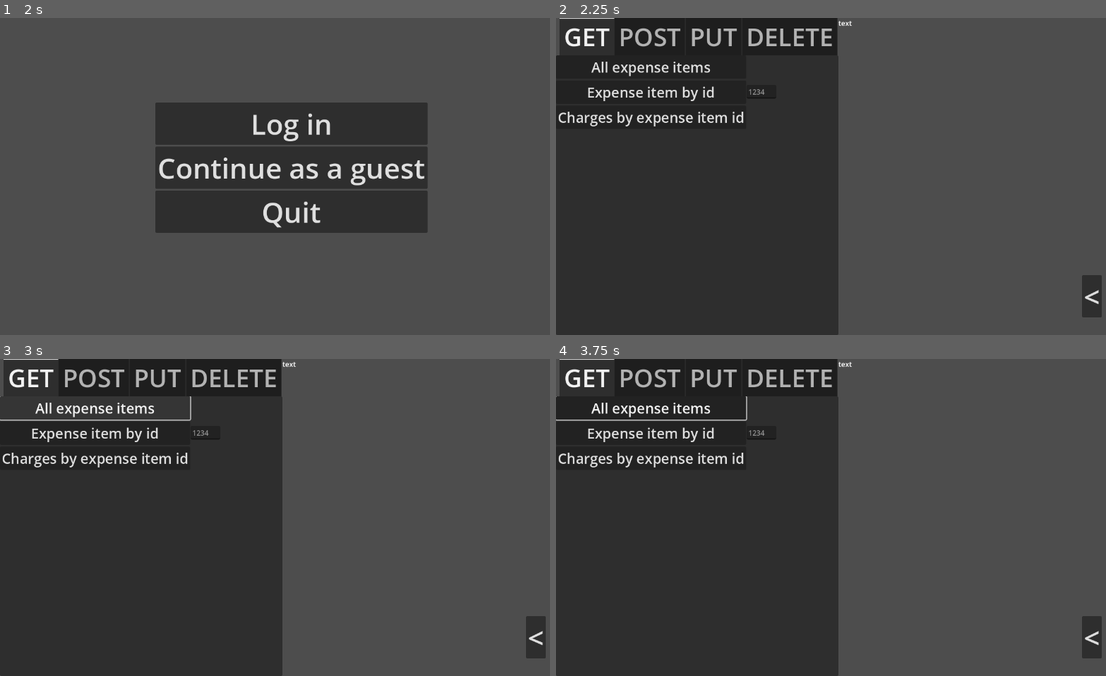
Above: before the commit, frames 1-4 (two rows, left to right).
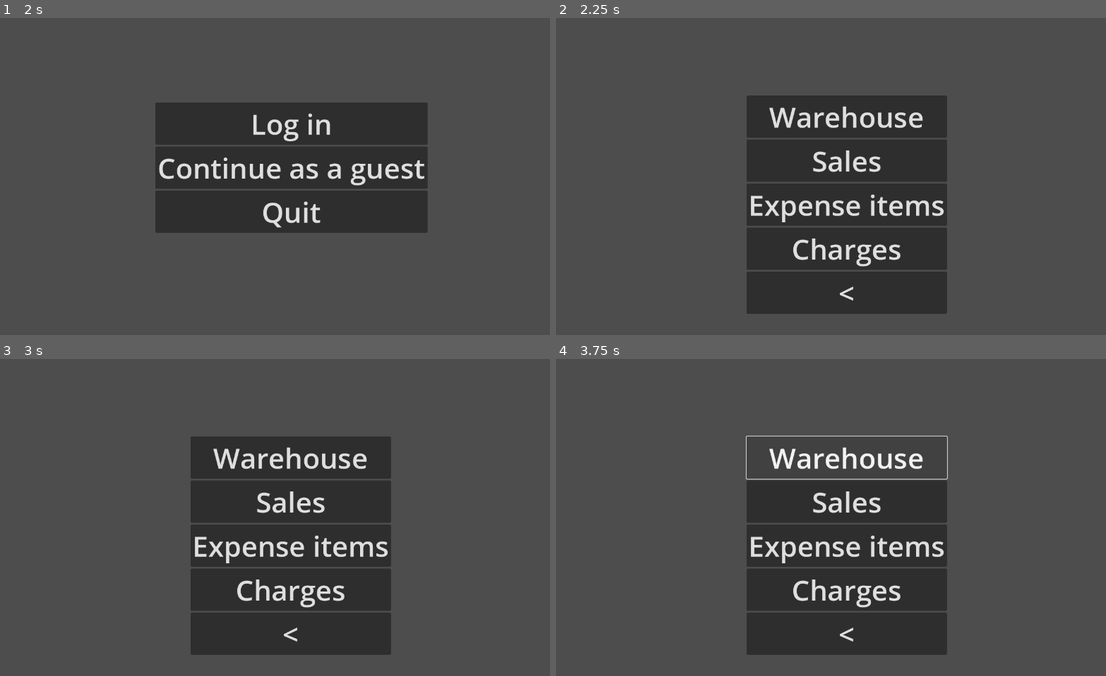
Above: after the commit, the same moments.

Repository: 0riginaln0/GuitarcollectorsClient
Game: Godot game, scene res://Scenes/StartWindow/StartWindow.tscn
Same seed, same stepped clock (60 frames per second), same inputs: the game is played once before the commit and once after it.
Inputs (mouse positions are in pixels of both pictures, inside the frame that each line leads up to):
- Up to frame 1 (2 s): click "Log in" at 0.5 s; click "<" at 1.25 s
- Up to frame 2 (2.25 s): click "Continue as a guest" at 2 s
- Up to frame 3 (3 s): click (93, 406) at 2.75 s, where only the run before the commit has a clickable "All expense items"
- Up to frame 4 (3.75 s): click (847, 457) at 3.5 s, where only the run after the commit has a clickable "Warehouse"

Frame 1 is identical in both runs. In frame 2, 54% of the frame differs, in the area x 0-100%, y 0-100%; in frame 3, 52%; in frame 4, 52%.

Commit message:
Post method

Diff:
--- a/Scenes/AuthenticationWindow/AuthenticationWindow.gd
+++ b/Scenes/AuthenticationWindow/AuthenticationWindow.gd
@@ -27,8 +27,8 @@
 	# Кладём полученный токен в память
 	Jwt.set_token(str(parsed_data.token))
 	print(str(parsed_data.token))
-	# Переходим на сцену отправки запросов (Склад, Продажи, Расходы, Статьи расходов)
-	get_tree().change_scene_to_file("res://Scenes/RequestsWindow/RequestsWindow.tscn")
+	# Переходим на сцену выбора категорий (Склад, Продажи, Расходы, Статьи расходов)
+	get_tree().change_scene_to_file("res://Scenes/RequestsWindow/ChooseCategory.tscn")
 
 
 func _on_back_button_up() -> void:
--- /dev/null
+++ b/Scenes/RequestsWindow/Categories/ExpenseItems.gd
@@ -0,0 +1,52 @@
+extends Control
+
+func _on_all_expense_items_button_up() -> void:
+	var url = ("http://localhost:8080/api/expense-items/")
+	$RequestPerformer.get_request(url)
+
+func _on_expense_item_by_id_button_up() -> void:
+	var url = ("http://localhost:8080/api/expense-items/" + $TabContainer/GET/IDInput.text)
+	$RequestPerformer.get_request(url)
+
+func _on_charges_by_expense_item_id_button_up() -> void:
+	var url = ("http://localhost:8080/api/expense-items/charges/" + $TabContainer/GET/IDInput.text)
+	$RequestPerformer.get_request(url)
+
+
+func _on_add_expense_item_button_up() -> void:
+	var url = "http://localhost:8080/api/expense-items/"
+	var json = {
+		"name": $TabContainer/POST/Name.text
+	}
+	$RequestPerformer.post_request(url, str(json))
+
+func _on_back_button_up() -> void:
+	get_tree().change_scene_to_file("res://Scenes/RequestsWindow/ChooseCategory.tscn")
+
+
+func _on_request_performer_response_ready() -> void:
+	$RichTextLabel.text = format_json(Response.get_response())
+
+func format_json(json_string: String) -> String:
+	var formatted_string: String = ""
+	var indent_level: int = 0
+	var in_quotes: bool = false
+
+	for i in range(json_string.length()):
+		var ch: String = json_string.substr(i, 1)
+		if ch == '"' and json_string.substr(i - 1, 1) != '\\':
+			in_quotes = not in_quotes
+		if not in_quotes:
+			if ch == '{' or ch == "[":
+				formatted_string += ch + '\n' + '\t'.repeat(indent_level + 1)
+				indent_level += 1
+			elif ch == '}' or ch ==']':
+				indent_level -= 1
+				formatted_string += '\n' + '\t'.repeat(indent_level) + ch
+			elif ch == ',':
+				formatted_string += ',' + '\n' + '\t'.repeat(indent_level)
+			else:
+				formatted_string += ch
+		else :
+			formatted_string += ch
+	return formatted_string
--- a/Scenes/RequestsWindow/RequestsWindow.tscn
+++ b/Scenes/RequestsWindow/Categories/ExpenseItems.tscn
@@ -1,16 +1,16 @@
-[gd_scene load_steps=3 format=3 uid="uid://cylbtountoy17"]
+[gd_scene load_steps=3 format=3 uid="uid://cbbvoqvcdnw2h"]
 
-[ext_resource type="Script" path="res://Scenes/RequestsWindow/RequestsWindow.gd" id="1_58wvx"]
-[ext_resource type="Script" path="res://Scenes/RequestsWindow/RequestPerformer.gd" id="2_li4n5"]
+[ext_resource type="Script" path="res://Scenes/RequestsWindow/Categories/ExpenseItems.gd" id="1_5epfy"]
+[ext_resource type="Script" path="res://Scenes/RequestsWindow/RequestPerformer.gd" id="2_g2fba"]
 
-[node name="RequestsWindow" type="Control"]
+[node name="ExpenseItems" type="Control"]
 layout_mode = 3
 anchors_preset = 15
 anchor_right = 1.0
 anchor_bottom = 1.0
 grow_horizontal = 2
 grow_vertical = 2
-script = ExtResource("1_58wvx")
+script = ExtResource("1_5epfy")
 
 [node name="TabContainer" type="TabContainer" parent="."]
 layout_mode = 0
@@ -40,22 +40,47 @@
 text = "Expense item by id
 "
 
-[node name="LineEdit" type="LineEdit" parent="TabContainer/GET/ScrollContainer/VBoxContainer/Expense item by id"]
-layout_mode = 0
-offset_left = 432.0
-offset_top = 10.0
-offset_right = 499.063
-offset_bottom = 41.0
-placeholder_text = "1234"
-
 [node name="Charges by expense item id" type="Button" parent="TabContainer/GET/ScrollContainer/VBoxContainer"]
 layout_mode = 2
 theme_override_font_sizes/font_size = 32
 text = "Charges by expense item id"
 
+[node name="IDInput" type="LineEdit" parent="TabContainer/GET"]
+layout_mode = 2
+offset_left = 512.0
+offset_top = 51.0
+offset_right = 640.0
+offset_bottom = 115.0
+theme_override_font_sizes/font_size = 32
+placeholder_text = "id:"
+
 [node name="POST" type="TabBar" parent="TabContainer"]
 visible = false
 layout_mode = 2
+
+[node name="ScrollContainer" type="ScrollContainer" parent="TabContainer/POST"]
+layout_mode = 0
+offset_left = 8.0
+offset_top = 96.0
+offset_right = 504.0
+offset_bottom = 704.0
+
+[node name="VBoxContainer" type="VBoxContainer" parent="TabContainer/POST/ScrollContainer"]
+layout_mode = 2
+
+[node name="Add expense item" type="Button" parent="TabContainer/POST/ScrollContainer/VBoxContainer"]
+layout_mode = 2
+theme_override_font_sizes/font_size = 32
+text = "Expense item"
+
+[node name="Name" type="LineEdit" parent="TabContainer/POST"]
+layout_mode = 2
+offset_left = 392.0
+offset_top = 104.0
+offset_right = 520.0
+offset_bottom = 157.0
+theme_override_font_sizes/font_size = 32
+placeholder_text = "name:"
 
 [node name="PUT" type="TabBar" parent="TabContainer"]
 visible = false
@@ -84,12 +109,14 @@
 text = "<"
 
 [node name="RequestPerformer" type="Node" parent="."]
-script = ExtResource("2_li4n5")
+script = ExtResource("2_g2fba")
 
 [node name="HTTPRequest" type="HTTPRequest" parent="RequestPerformer"]
 
 [connection signal="button_up" from="TabContainer/GET/ScrollContainer/VBoxContainer/All expense items" to="." method="_on_all_expense_items_button_up"]
 [connection signal="button_up" from="TabContainer/GET/ScrollContainer/VBoxContainer/Expense item by id" to="." method="_on_expense_item_by_id_button_up"]
+[connection signal="button_up" from="TabContainer/GET/ScrollContainer/VBoxContainer/Charges by expense item id" to="." method="_on_charges_by_expense_item_id_button_up"]
+[connection signal="button_up" from="TabContainer/POST/ScrollContainer/VBoxContainer/Add expense item" to="." method="_on_add_expense_item_button_up"]
 [connection signal="button_up" from="Back" to="." method="_on_back_button_up"]
 [connection signal="response_ready" from="RequestPerformer" to="." method="_on_request_performer_response_ready"]
 [connection signal="request_completed" from="RequestPerformer/HTTPRequest" to="RequestPerformer" method="_on_http_request_request_completed"]
--- /dev/null
+++ b/Scenes/RequestsWindow/ChooseCategory.gd
@@ -0,0 +1,21 @@
+extends Control
+
+func _on_warehouse_button_up() -> void:
+	#get_tree().change_scene_to_file("")
+	pass
+
+func _on_sales_button_up() -> void:
+	#get_tree().change_scene_to_file("")
+	pass # Replace with function body.
+
+func _on_expense_items_button_up() -> void:
+	get_tree().change_scene_to_file("res://Scenes/RequestsWindow/Categories/ExpenseItems.tscn")
+	pass # Replace with function body.
+
+func _on_charges_button_up() -> void:
+	#get_tree().change_scene_to_file("")
+	pass # Replace with function body.
+
+
+func _on_back_button_up() -> void:
+	get_tree().change_scene_to_file("res://Scenes/StartWindow/StartWindow.tscn")
--- /dev/null
+++ b/Scenes/RequestsWindow/ChooseCategory.tscn
@@ -0,0 +1,53 @@
+[gd_scene load_steps=2 format=3 uid="uid://dejcmoams245u"]
+
+[ext_resource type="Script" path="res://Scenes/RequestsWindow/ChooseCategory.gd" id="1_osbf8"]
+
+[node name="ChooseCategory" type="Control"]
+layout_mode = 3
+anchors_preset = 15
+anchor_right = 1.0
+anchor_bottom = 1.0
+grow_horizontal = 2
+grow_vertical = 2
+script = ExtResource("1_osbf8")
+
+[node name="MarginContainer" type="MarginContainer" parent="."]
+layout_mode = 0
+offset_left = 432.0
+offset_top = 176.0
+offset_right = 886.0
+offset_bottom = 572.0
+
+[node name="VBoxContainer" type="VBoxContainer" parent="MarginContainer"]
+layout_mode = 2
+
+[node name="Warehouse" type="Button" parent="MarginContainer/VBoxContainer"]
+layout_mode = 2
+theme_override_font_sizes/font_size = 64
+text = "Warehouse"
+
+[node name="Sales" type="Button" parent="MarginContainer/VBoxContainer"]
+layout_mode = 2
+theme_override_font_sizes/font_size = 64
+text = "Sales"
+
+[node name="ExpenseItems" type="Button" parent="MarginContainer/VBoxContainer"]
+layout_mode = 2
+theme_override_font_sizes/font_size = 64
+text = "Expense items"
+
+[node name="Charges" type="Button" parent="MarginContainer/VBoxContainer"]
+layout_mode = 2
+theme_override_font_sizes/font_size = 64
+text = "Charges"
+
+[node name="Back" type="Button" parent="MarginContainer/VBoxContainer"]
+layout_mode = 2
+theme_override_font_sizes/font_size = 64
+text = "<"
+
+[connection signal="button_up" from="MarginContainer/VBoxContainer/Warehouse" to="." method="_on_warehouse_button_up"]
+[connection signal="button_up" from="MarginContainer/VBoxContainer/Sales" to="." method="_on_sales_button_up"]
+[connection signal="button_up" from="MarginContainer/VBoxContainer/ExpenseItems" to="." method="_on_expense_items_button_up"]
+[connection signal="button_up" from="MarginContainer/VBoxContainer/Charges" to="." method="_on_charges_button_up"]
+[connection signal="button_up" from="MarginContainer/VBoxContainer/Back" to="." method="_on_back_button_up"]
--- a/Scenes/RequestsWindow/RequestPerformer.gd
+++ b/Scenes/RequestsWindow/RequestPerformer.gd
@@ -5,9 +5,14 @@
 func get_request(url: String):
 	$HTTPRequest.request(url)
 
+func post_request(url: String, json: String):
+	var headers: PackedStringArray = ["Authorization: Bearer " + Jwt.get_token(), "Content-Type: application/json"]
+	$HTTPRequest.request(url, headers, HTTPClient.METHOD_POST, json)
+
 func _on_http_request_request_completed(result: int, response_code: int, headers: PackedStringArray, body: PackedByteArray) -> void:
-	if response_code != 200:
-		print("Вы что-то не так ввели, попробуйте ещё раз")
+	if response_code != 200 and response_code != 201:
+		Response.set_response(body.get_string_from_utf8())
+		emit_signal("response_ready")
 		return
 	# Достаём body в виде json
 	var json = body.get_string_from_utf8()
--- a/Scenes/RequestsWindow/RequestsWindow.gd
+++ /dev/null
@@ -1,48 +0,0 @@
-extends Control
-
-
-# Called when the node enters the scene tree for the first time.
-func _ready() -> void:
-	pass
-
-
-func _on_all_expense_items_button_up() -> void:
-	var url = ("http://localhost:8080/api/expense-items/")
-	$RequestPerformer.get_request(url)
-	print("in expense item")
-	#$RichTextLabel.text = GetRequest.response
-
-func _on_expense_item_by_id_button_up() -> void:
-	pass # Replace with function body.
-
-
-func _on_back_button_up() -> void:
-	get_tree().change_scene_to_file("res://Scenes/StartWindow/StartWindow.tscn")
-
-
-func _on_request_performer_response_ready() -> void:
-	$RichTextLabel.text = format_json(Response.get_response())
-
-func format_json(json_string: String) -> String:
-	var formatted_string: String = ""
-	var indent_level: int = 0
-	var in_quotes: bool = false
-
-	for i in range(json_string.length()):
-		var char: String = json_string.substr(i, 1)
-		if char == '"' and json_string.substr(i - 1, 1) != '\\':
-			in_quotes = not in_quotes
-		if not in_quotes:
-			if char == '{' or char == "[":
-				formatted_string += char + '\n' + '\t'.repeat(indent_level + 1)
-				indent_level += 1
-			elif char == '}' or char ==']':
-				indent_level -= 1
-				formatted_string += '\n' + '\t'.repeat(indent_level) + char
-			elif char == ',':
-				formatted_string += ',' + '\n' + '\t'.repeat(indent_level)
-			else:
-				formatted_string += char
-		else :
-			formatted_string += char
-	return formatted_string
--- a/Scenes/StartWindow/StartWindow.gd
+++ b/Scenes/StartWindow/StartWindow.gd
@@ -7,7 +7,7 @@
 
 func _on_continue_as_guest_button_up() -> void:
 	# Переходим на сцену выбора категорий (Склад, Продажи, Расходы, Статьи расходов)
-	get_tree().change_scene_to_file("res://Scenes/RequestsWindow/RequestsWindow.tscn")
+	get_tree().change_scene_to_file("res://Scenes/RequestsWindow/ChooseCategory.tscn")
 
 
 func _on_quit_button_up() -> void:
--- a/src/Response.gd
+++ b/src/Response.gd
@@ -4,8 +4,8 @@
 var response: String = ""
 
 # Function to set the response
-func set_response(response1: String) -> void:
-	response = response1
+func set_response(_response: String) -> void:
+	response = _response
 
 # Function to get the response
 func get_response() -> String:
